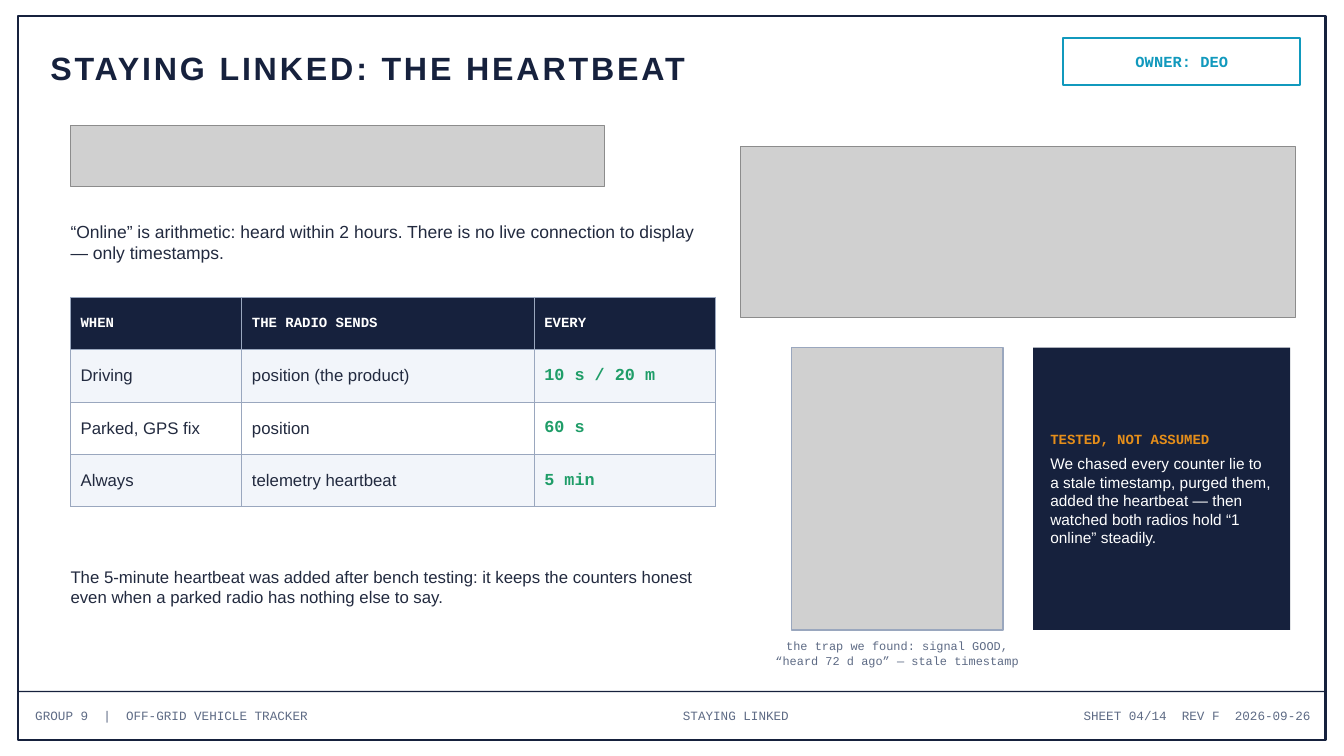
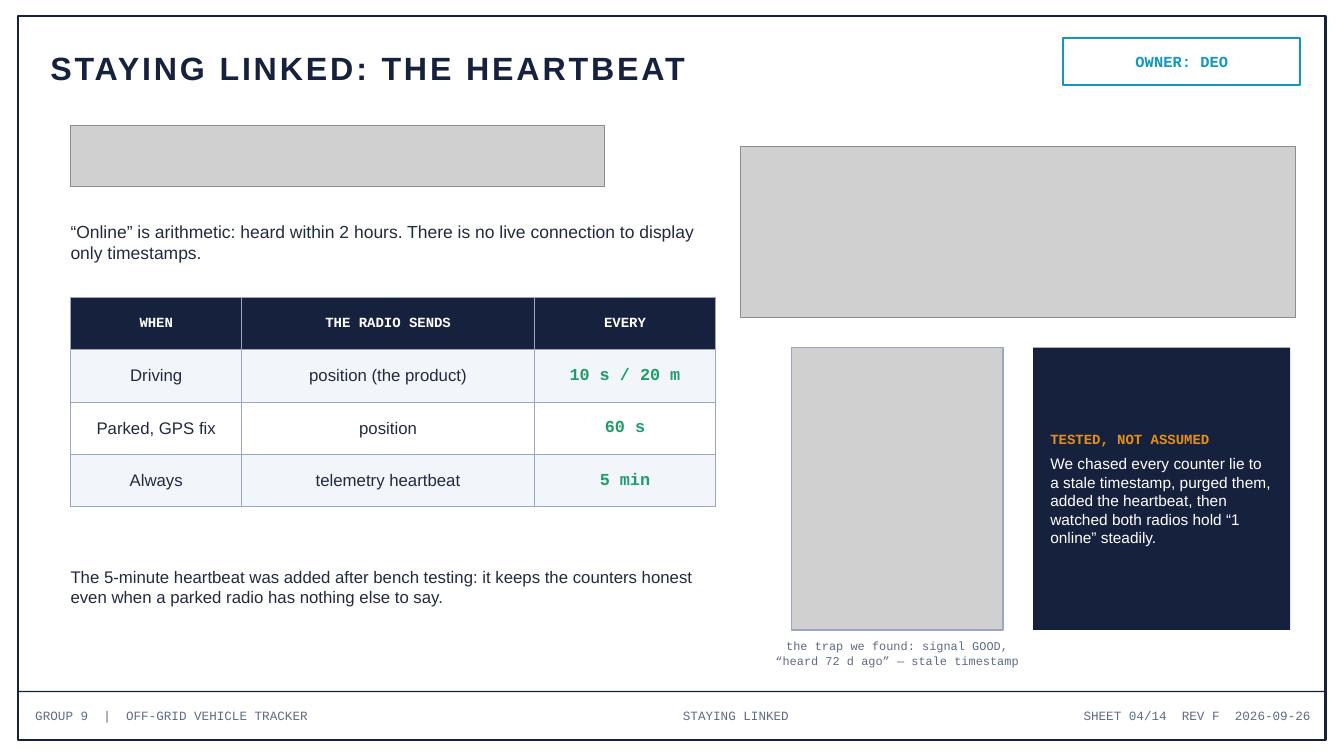
Before and after one commit to deosgracius/offgrid-vehicle-tracker, a slide deck: slide 4 of docs/presentations/Group9_Presentation5_RadioLink.pptx. Drawn at 1344x756 pixels with LibreOffice and Linux fonts; fonts in the diff are those of the drawing; grey boxes stand for pictures. Boxes give left, top, right and bottom in pixels: in the first picture for what was removed or moved away, otherwise in the second. Text is boxed around its words. In the diff, an @@ line names an element or a change of style, - is before the commit and + after.

```diff
--- a/docs/presentations/Group9_Presentation5_RadioLink.pptx
+++ b/docs/presentations/Group9_Presentation5_RadioLink.pptx
@@ text at <box>71,225,693,263</box>: text changed @@
-“Online” is arithmetic: heard within 2 hours. There is no live connection to display — only timestamps.
+“Online” is arithmetic: heard within 2 hours. There is no live connection to display only timestamps.
@@ table at <box>71,297,716,507</box> @@
@@ alignment left to centre @@
@@ text at <box>1050,458,1271,546</box>: text changed @@
-We chased every counter lie to a stale timestamp, purged them, added the heartbeat — then watched both radios hold “1 online” steadily.
+We chased every counter lie to a stale timestamp, purged them, added the heartbeat, then watched both radios hold “1 online” steadily.
```
Also in this commit, not shown: 8 other slides changed.
